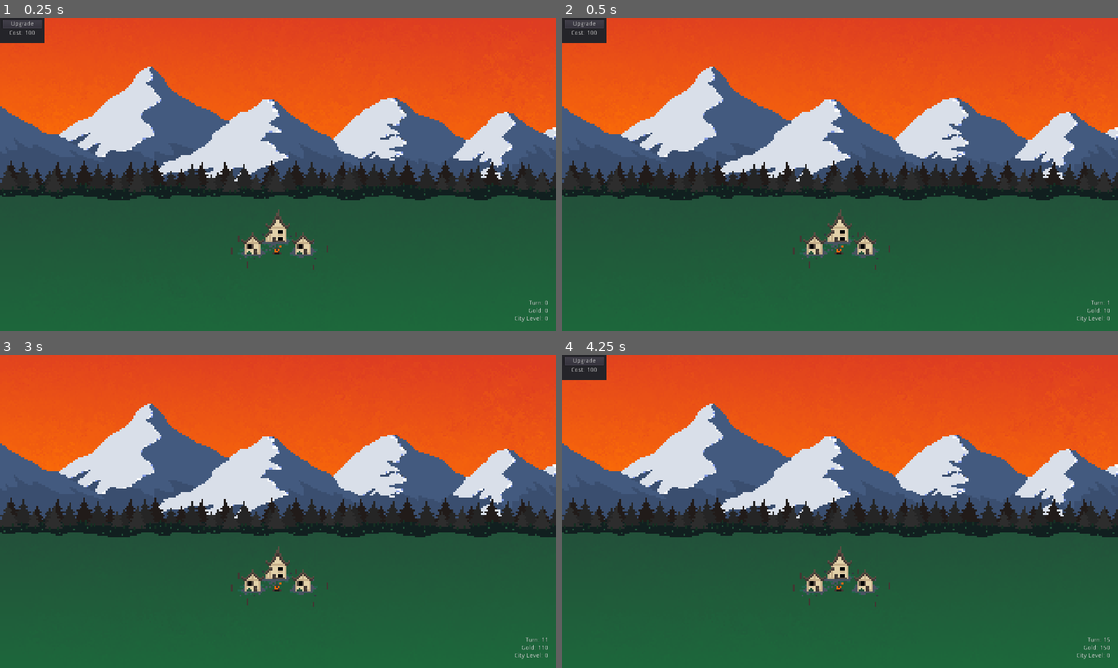
Above: before the commit, frames 1-4 (two rows, left to right).
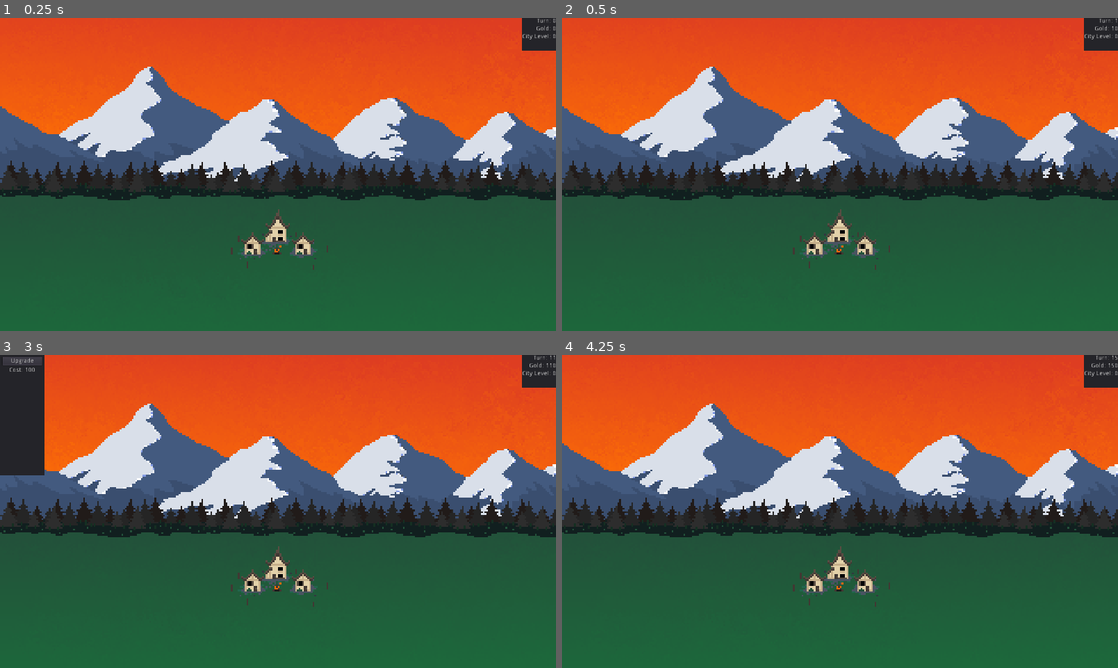
Above: after the commit, the same moments.

Repository: terrainbuilder52/Disaster_Dispatcher
Game: Godot game, scene res://Main_Scene.tscn
Two runs of this game, one before a commit and one after it. Both use one fixed random seed, a clock stepped at 60 frames per second and the inputs below.
Inputs (mouse positions are in pixels of both pictures, inside the frame that each line leads up to):
- Up to frame 1 (0.25 s): no input
- Up to frame 2 (0.5 s): no input
- Up to frame 3 (3 s): click (22, 361) at 0.5 s, where only the run before the commit has a clickable "Upgrade"; click (22, 361) at 1.25 s, where only the run before the commit has a clickable "Upgrade"; click (22, 361) at 2 s, where only the run before the commit has a clickable "Upgrade"; tap Enter (ui_accept) at 2.75 s
- Up to frame 4 (4.25 s): tap Enter (ui_accept) at 3.02, 3.5, 3.77 s

The runs differ from the first frame. In frame 1, 1.4% of the frame differs, in the area x 0-100%, y 0-98%; in frame 2, 1.4%; in frame 3, 3.8%; in frame 4, 1.4%.

Commit message:
more menu adjustments

Diff:
--- a/Disaster_Dispatcher/City.gd
+++ b/Disaster_Dispatcher/City.gd
@@ -6,15 +6,15 @@
 func _ready():
 	var city_level = 0
 	var main_scene = get_parent()
-	main_scene.get_node("WorldUI/StatsLabels/GoldLabel").text = "Gold: " + str(gold)
-	main_scene.get_node("WorldUI/StatsLabels/CityLevelLabel").text = "City Level: " + str(city_level)
+	main_scene.get_node("WorldUI/StatsLabels/VBoxContainer/GoldLabel").text = "Gold: " + str(gold)
+	main_scene.get_node("WorldUI/StatsLabels/VBoxContainer/CityLevelLabel").text = "City Level: " + str(city_level)
 
 
 # Called every frame. 'delta' is the elapsed time since the previous frame.
 func _process(delta):
 	var main_scene = get_parent()
-	main_scene.get_node("WorldUI/StatsLabels/GoldLabel").text = "Gold: " + str(gold)
-	main_scene.get_node("WorldUI/StatsLabels/CityLevelLabel").text = "City Level: " + str(city_level)
+	main_scene.get_node("WorldUI/StatsLabels/VBoxContainer/GoldLabel").text = "Gold: " + str(gold)
+	main_scene.get_node("WorldUI/StatsLabels/VBoxContainer/CityLevelLabel").text = "City Level: " + str(city_level)
 
 func _on_World_turn_passed():
 	gold += 10
--- a/Disaster_Dispatcher/Main_Scene.gd
+++ b/Disaster_Dispatcher/Main_Scene.gd
@@ -20,7 +20,7 @@
 		time = 0
 		turn += 1
 		_on_Turn_passed()
-	$WorldUI/StatsLabels/TurnLabel.text = "Turn: " + str(turn)
+	$WorldUI/StatsLabels/VBoxContainer/TurnLabel.text = "Turn: " + str(turn)
 
 
 func _on_Turn_passed():
--- a/Disaster_Dispatcher/Main_Scene.tscn
+++ b/Disaster_Dispatcher/Main_Scene.tscn
@@ -26,7 +26,7 @@
 
 [node name="ActionMenu" type="Panel" parent="WorldUI"]
 margin_right = 102.0
-margin_bottom = 57.0
+margin_bottom = 276.0
 script = ExtResource( 6 )
 __meta__ = {
 "_edit_use_anchors_": false
@@ -41,29 +41,37 @@
 "_edit_use_anchors_": false
 }
 
-[node name="Button" type="Button" parent="WorldUI/ActionMenu/VSplitContainer"]
+[node name="VBoxContainer" type="VBoxContainer" parent="WorldUI/ActionMenu/VSplitContainer"]
+margin_right = 91.0
+margin_bottom = 38.0
+
+[node name="Button" type="Button" parent="WorldUI/ActionMenu/VSplitContainer/VBoxContainer"]
 margin_right = 91.0
 margin_bottom = 20.0
 text = "Upgrade"
 
-[node name="CostLabel" type="Label" parent="WorldUI/ActionMenu/VSplitContainer"]
+[node name="CostLabel" type="Label" parent="WorldUI/ActionMenu/VSplitContainer/VBoxContainer"]
 margin_top = 24.0
 margin_right = 91.0
 margin_bottom = 38.0
 text = "Cost: 100"
 align = 1
 
-[node name="StatsLabels" type="VBoxContainer" parent="WorldUI"]
-margin_left = 1183.53
-margin_top = 648.902
-margin_right = 1248.53
-margin_bottom = 715.902
+[node name="StatsLabels" type="Panel" parent="WorldUI"]
+margin_left = 1201.59
+margin_top = 0.297987
+margin_right = 1279.59
+margin_bottom = 75.298
 __meta__ = {
 "_edit_group_": true,
 "_edit_use_anchors_": false
 }
 
-[node name="TurnLabel" type="Label" parent="WorldUI/StatsLabels"]
+[node name="VBoxContainer" type="VBoxContainer" parent="WorldUI/StatsLabels"]
+margin_right = 40.0
+margin_bottom = 40.0
+
+[node name="TurnLabel" type="Label" parent="WorldUI/StatsLabels/VBoxContainer"]
 margin_right = 65.0
 margin_bottom = 31.0
 text = "Turn Label"
@@ -73,7 +81,7 @@
 "_edit_use_anchors_": false
 }
 
-[node name="GoldLabel" type="Label" parent="WorldUI/StatsLabels"]
+[node name="GoldLabel" type="Label" parent="WorldUI/StatsLabels/VBoxContainer"]
 margin_top = 35.0
 margin_right = 65.0
 margin_bottom = 49.0
@@ -83,7 +91,7 @@
 "_edit_use_anchors_": false
 }
 
-[node name="CityLevelLabel" type="Label" parent="WorldUI/StatsLabels"]
+[node name="CityLevelLabel" type="Label" parent="WorldUI/StatsLabels/VBoxContainer"]
 margin_top = 53.0
 margin_right = 65.0
 margin_bottom = 67.0
@@ -93,4 +101,4 @@
 "_edit_use_anchors_": false
 }
 [connection signal="turn_passed" from="." to="City" method="_on_World_turn_passed"]
-[connection signal="pressed" from="WorldUI/ActionMenu/VSplitContainer/Button" to="City" method="_on_Button_pressed"]
+[connection signal="pressed" from="WorldUI/ActionMenu/VSplitContainer/VBoxContainer/Button" to="City" method="_on_Button_pressed"]
--- a/Disaster_Dispatcher/Panel.gd
+++ b/Disaster_Dispatcher/Panel.gd
@@ -1,10 +1,10 @@
 extends Panel
 
-var is_hidden = false
+var is_hidden = true
 
 # Called when the node enters the scene tree for the first time.
 func _ready():
-	pass # Replace with function body.
+	hide()
 
 
 # Called every frame. 'delta' is the elapsed time since the previous frame.
--- a/Disaster_Dispatcher/WorldUI.gd
+++ b/Disaster_Dispatcher/WorldUI.gd
@@ -8,4 +8,4 @@
 func _process(delta):
 	var city_level = get_parent().get_node("City").get("city_level")
 	if city_level == 3:
-		$ActionMenu/VSplitContainer/Button.text = "MAXED"
+		$ActionMenu/VSplitContainer/VBoxContainer/Button.text = "MAXED"
